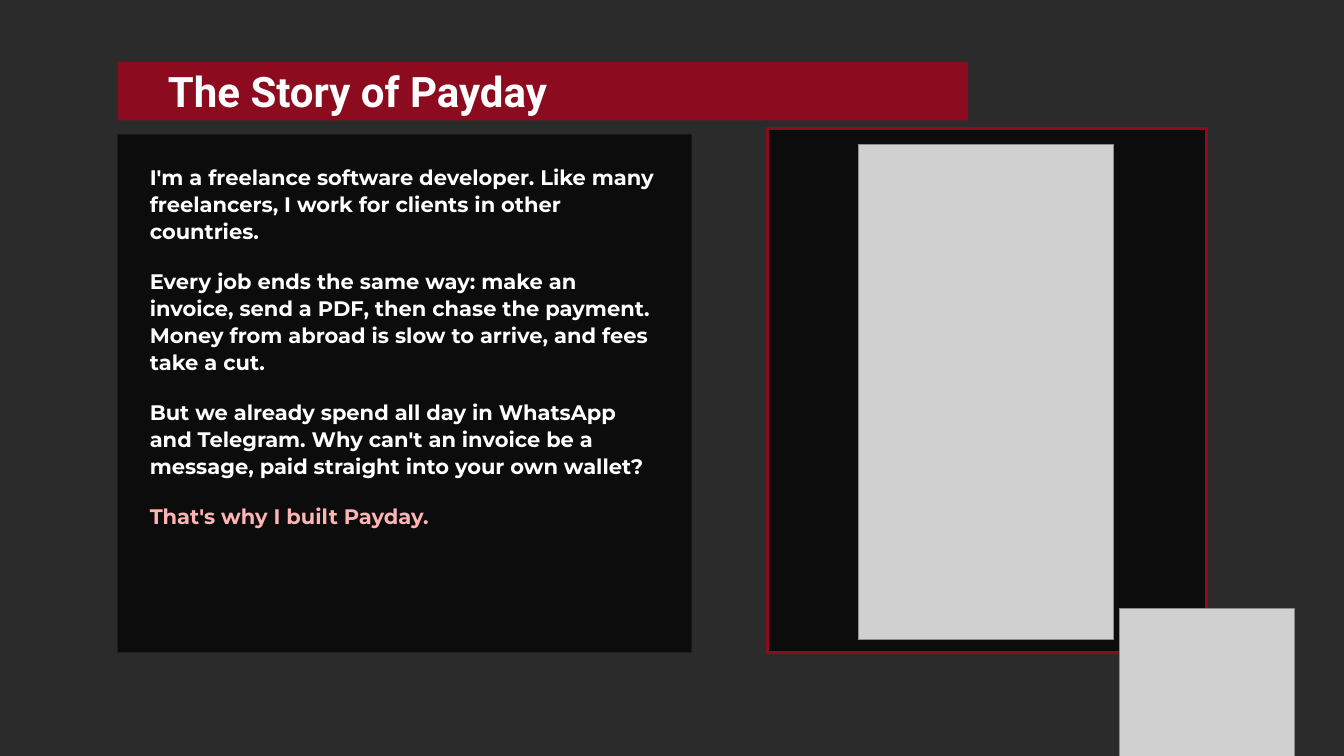
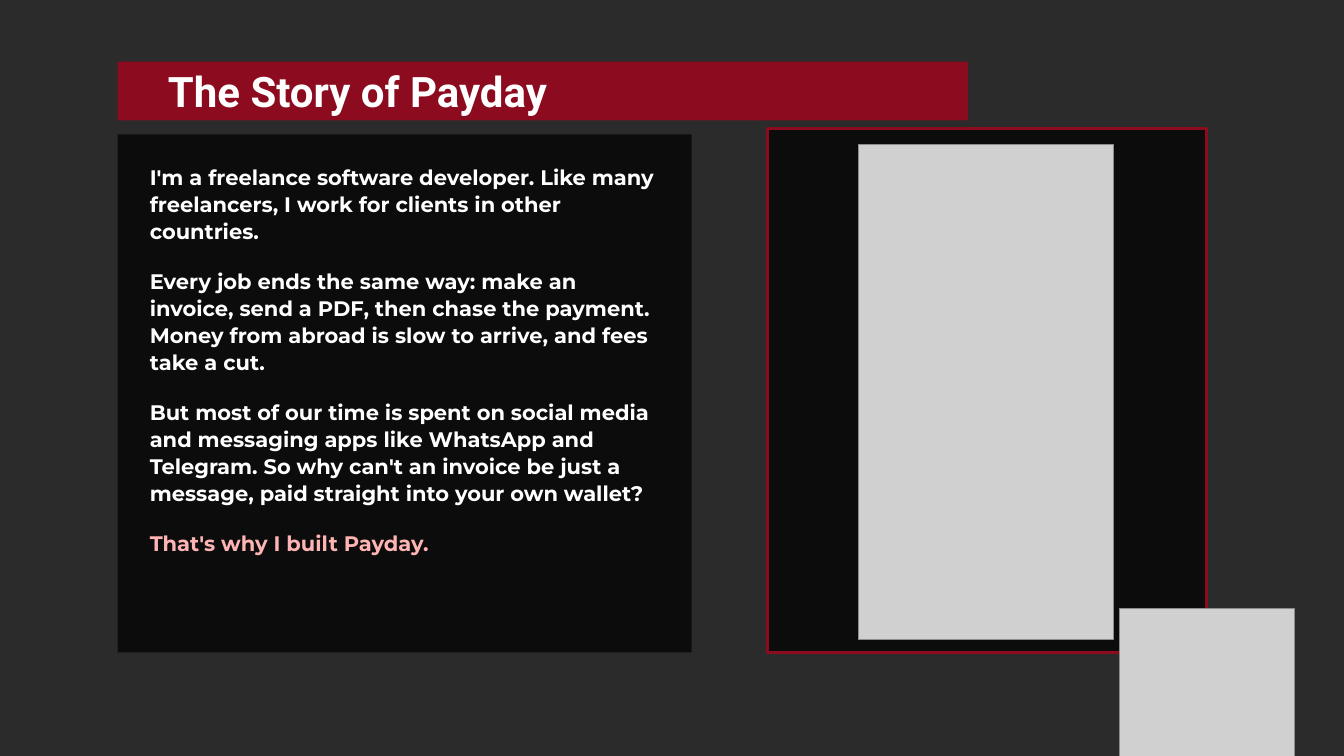
Before and after one commit to Finney06/payday, a slide deck: slide 3 of public/slides/Payday-BCH-BLAZE-2026.pptx. Drawn at 1344x756 pixels with LibreOffice and Linux fonts; fonts in the diff are those of the drawing; grey boxes stand for pictures; background and template pictures are left out; a plain dark background stands for a picture behind light text. Boxes give left, top, right and bottom in pixels: in the first picture for what was removed or moved away, otherwise in the second. Text is boxed around its words. In the diff, an @@ line names an element or a change of style, - is before the commit and + after.

Commit message:
Slides: story wording

```diff
--- a/public/slides/Payday-BCH-BLAZE-2026.pptx
+++ b/public/slides/Payday-BCH-BLAZE-2026.pptx
@@ text at (150, 403, 649, 506): text changed @@
-But we already spend all day in WhatsApp and Telegram. Why can't an invoice be a message, paid straight into your own wallet?
+But most of our time is spent on social media and messaging apps like WhatsApp and Telegram. So why can't an invoice be just a message, paid straight into your own wallet?
```
Also in this commit, not shown: 1 other file.
